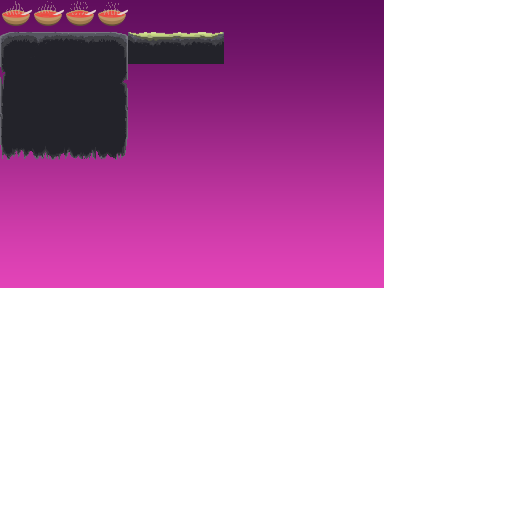
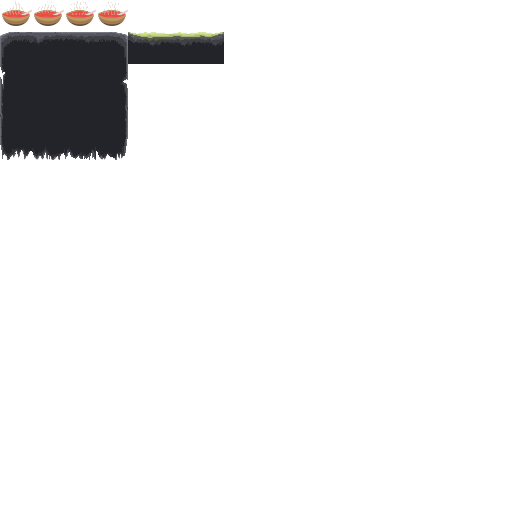
Revision of a layered 512 × 512 image; what changed, layer by layer:
hid "Prostokąt 1" over [0, 0, 384, 288]
